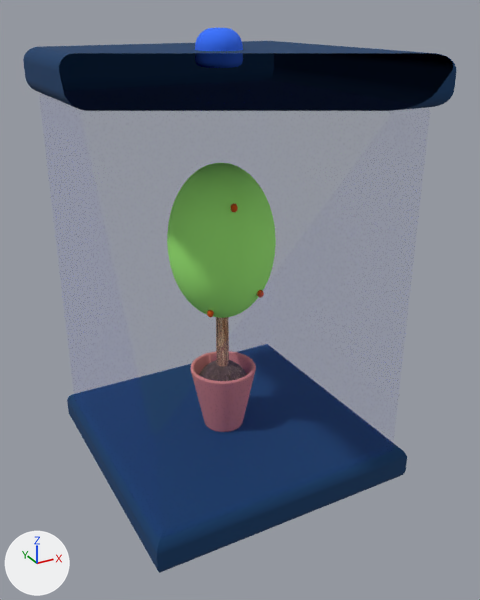
What one commit did to the glTF model public/tardis.gltf.
The view is the same before and after, from a 50 mm lens placed at (-4.02, -7.85, 5.05), pointed at (0.17, -0.23, 1.24). Lighting does not change. The marker at lower left points along +X, +Y and +Z. Everything nearer to the camera than a plane just in front of the edit is cut away. Where no turn or scale is listed for an object, it has been applied to the vertices.

In view in the first picture: 'Glass Box', 'Rectangle', 'Rectangle.001', 'Roundel', 'Tree Green'.
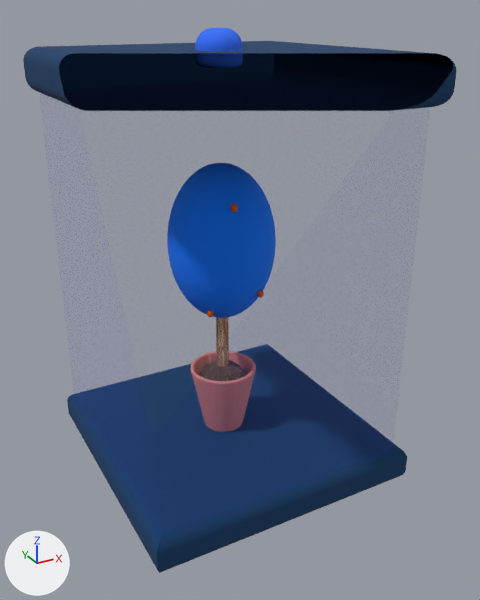
Diff of the bpy script that builds the scene:
```diff
--- a/public/tardis.gltf.py
+++ b/public/tardis.gltf.py
@@ mat_material_7 @@
 mat_material_7 = principled_material('Material_7')
-mat_material_7.base_color = (0.356, 0.886, 0.183)  # green #a1f277
+mat_material_7.base_color = (0.0, 0.166, 0.898)  # blue #0071f3
 mat_material_7.roughness = 0.995
```

What differs and where, as boxes [x1, y1, x2, y2] in the pictures (480 x 600 px):
'Tree Green', recoloured (green to blue): [167, 163, 276, 318] in both
